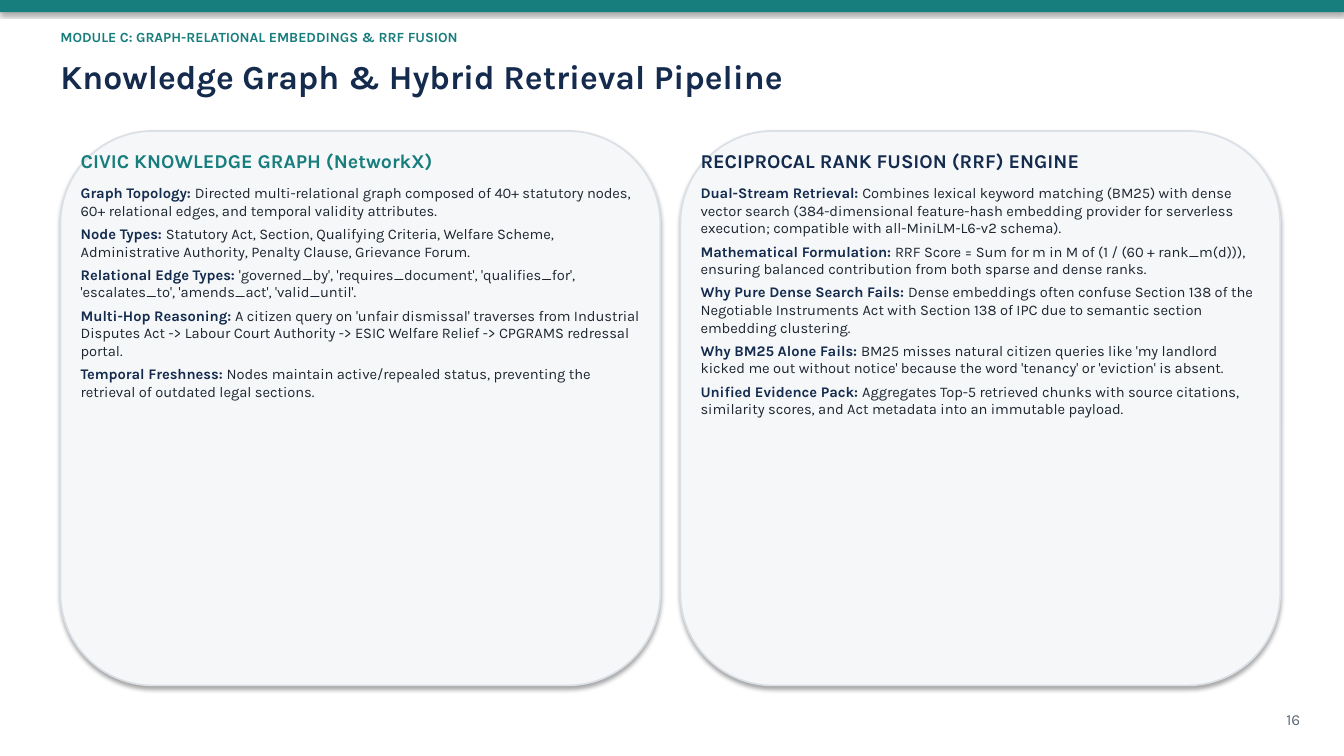
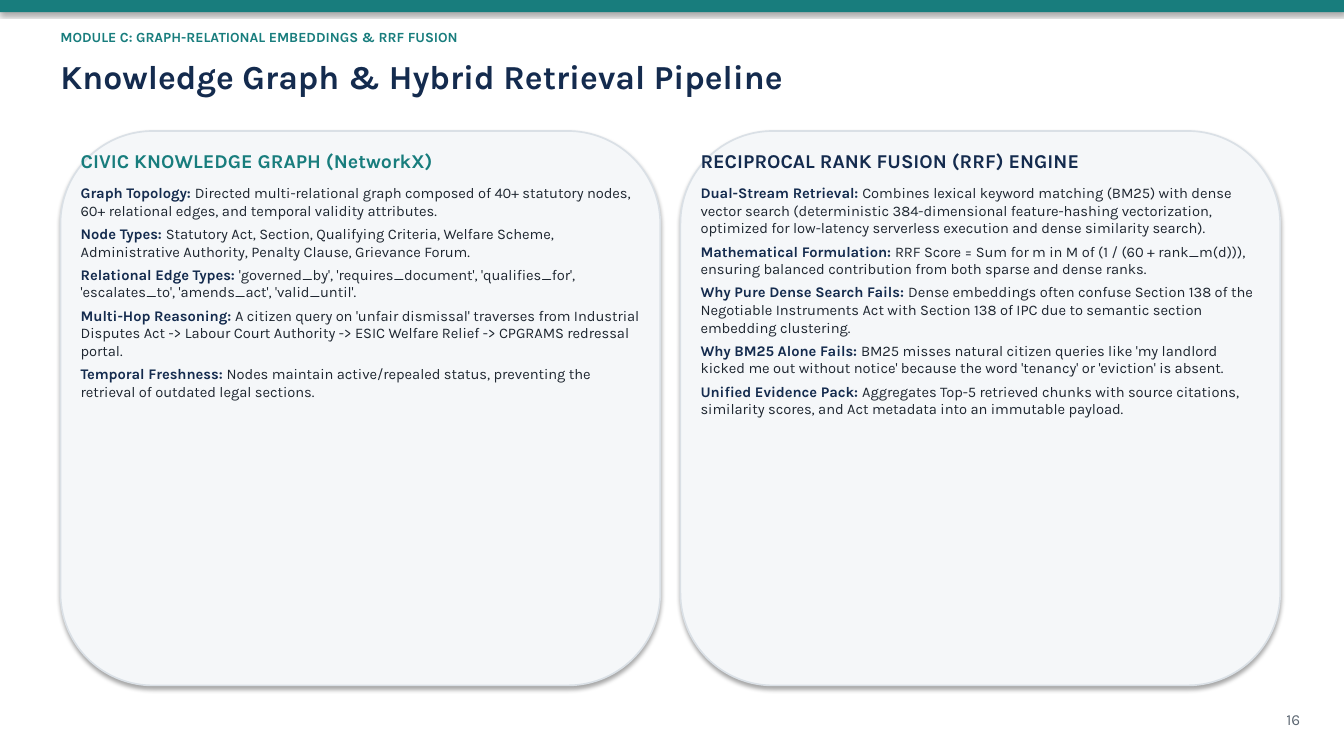
Before and after one commit to DEVANSHSAVLA/Finalyear_MajorProject, a slide deck: slide 16 of docs/review-2-submission/CivicSphere_AI_Review_2_Presentation.pptx. Drawn at 1344x756 pixels with LibreOffice and Linux fonts; fonts in the diff are those of the drawing. Boxes give left, top, right and bottom in pixels: in the first picture for what was removed or moved away, otherwise in the second. Text is boxed around its words. In the diff, an @@ line names an element or a change of style, - is before the commit and + after.

```diff
--- a/docs/review-2-submission/CivicSphere_AI_Review_2_Presentation.pptx
+++ b/docs/review-2-submission/CivicSphere_AI_Review_2_Presentation.pptx
@@ text at (x1=701, y1=187, x2=1231, y2=237): text changed @@
-Dual-Stream Retrieval: Combines lexical keyword matching (BM25) with dense vector search (384-dimensional feature-hash embedding provider for serverless execution; compatible with all-MiniLM-L6-v2 schema).
+Dual-Stream Retrieval: Combines lexical keyword matching (BM25) with dense vector search (deterministic 384-dimensional feature-hashing vectorization, optimized for low-latency serverless execution and dense similarity search).
```
Also in this commit, not shown: 5 other slides changed, 30 other files.
